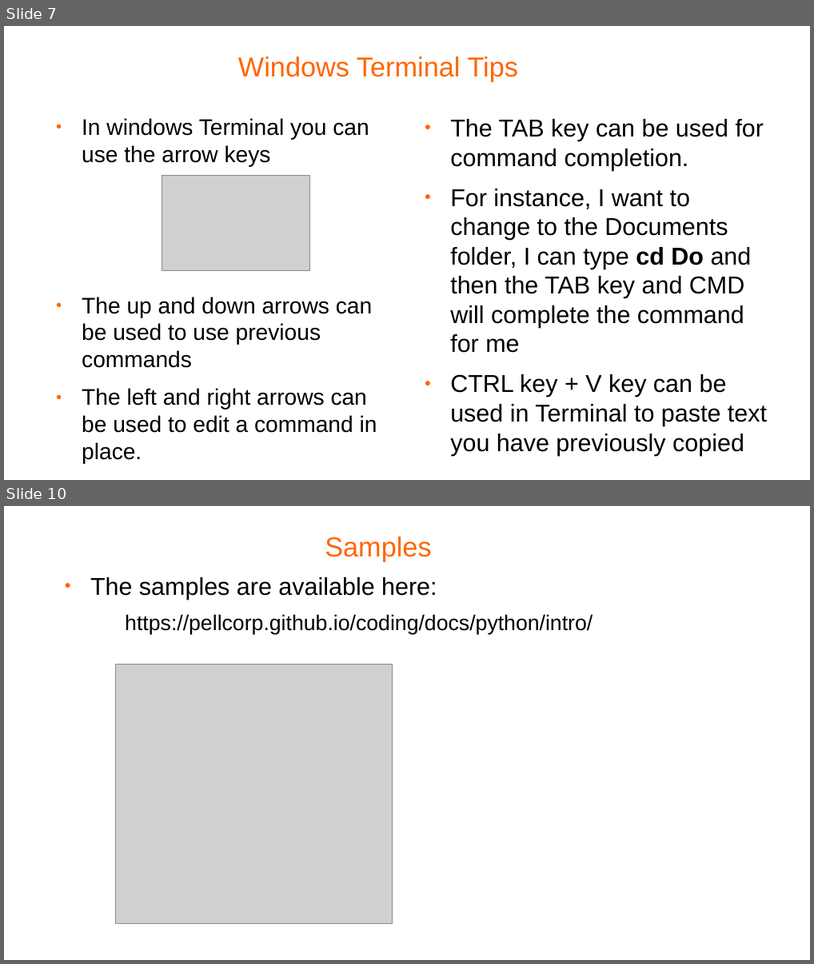
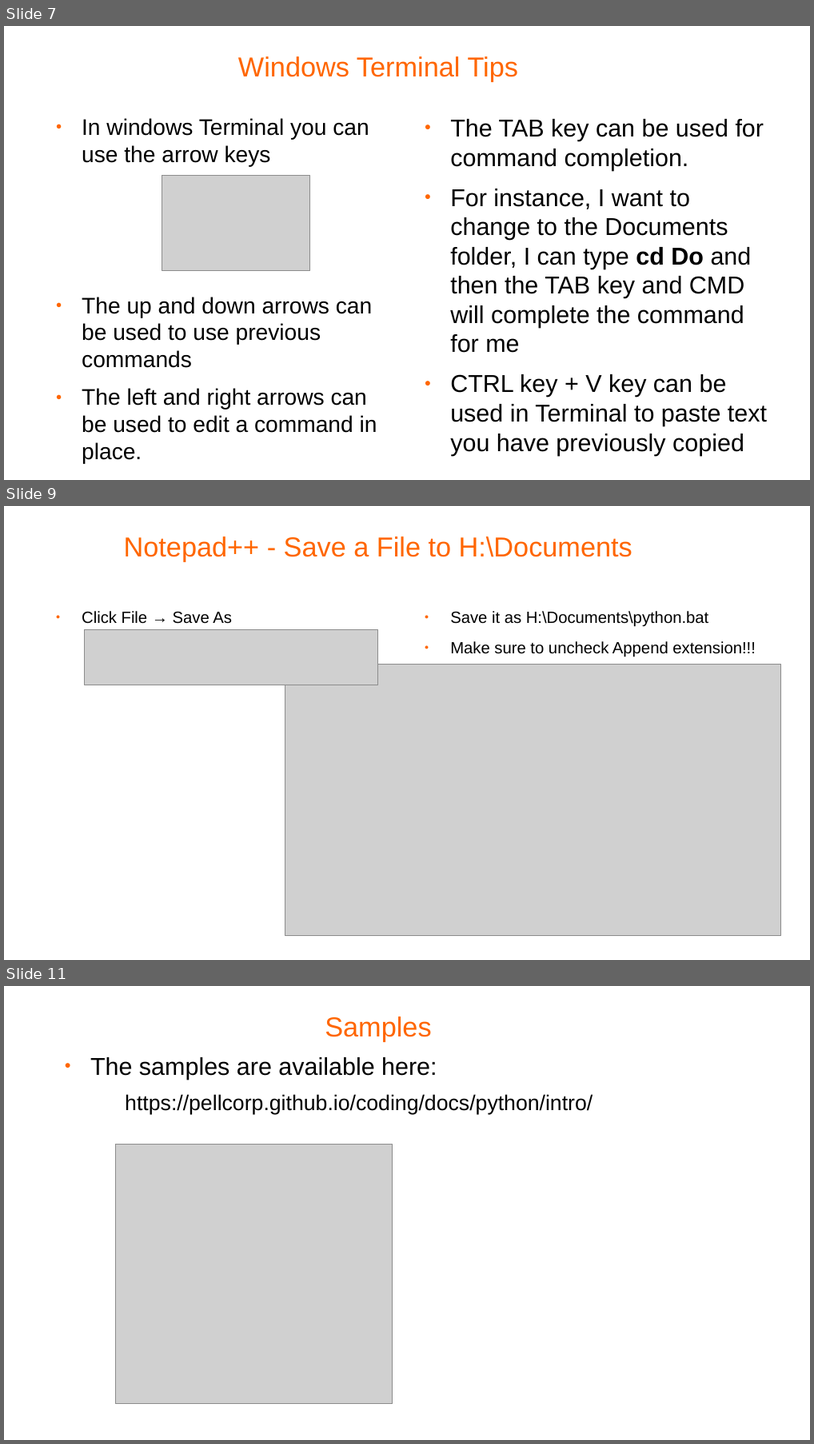
Before and after one commit to pellcorp/coding, a slide deck: docs/python-coding.odp. Shown one above the other, each under a label of ours: slides 7 and 10 before the commit, slides 7, 9 and 11 after it; the slides between them are not shown. The pictures are 814x964 and 814x1444 pixels, drawn with LibreOffice and Linux fonts; fonts in the diff are those of the drawing; grey boxes stand for pictures; background and template pictures are left out. Boxes give left, top, right and bottom in pixels: in the first picture for what was removed or moved away, otherwise in the second. Text is boxed around its words. In the diff, an @@ line names an element or a change of style, - is before the commit and + after.

```diff
--- a/docs/python-coding.odp
+++ b/docs/python-coding.odp
@@ slide 9 added at (4, 506, 810, 960), background #FFFFFF @@
@@ title added at (124, 536, 633, 561), 27 pt, text #FF6600 @@
+Notepad++ - Save a File to H:\Documents
@@ text added at (82, 611, 232, 624), 16 pt, text #000000 @@
+● Click File → Save As
@@ text added at (450, 611, 756, 657), 16 pt, text #000000 @@
+● Save it as H:\Documents\python.bat
+● Make sure to uncheck Append extension!!!
@@ picture added at (85, 630, 378, 684) @@
@@ picture added at (286, 664, 782, 936) @@
@@ what was slide 10 is now slide 11 @@
```
Also in this commit, not shown: 2 slides changed, 11 other files.
